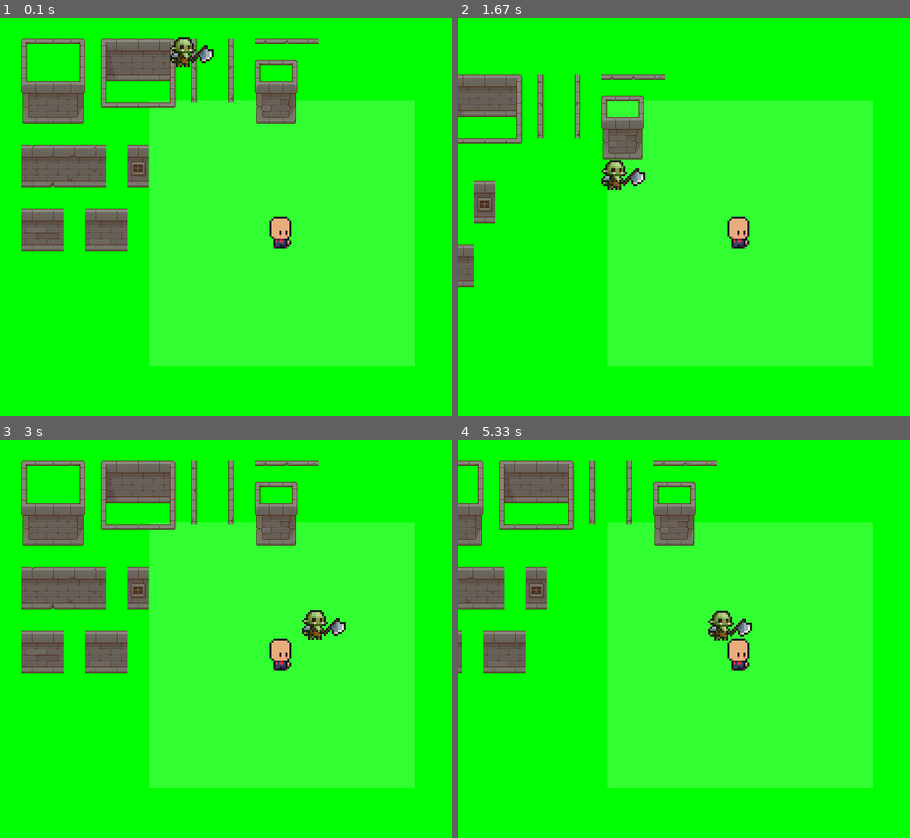
Above: before the commit, frames 1-4 (two rows, left to right).
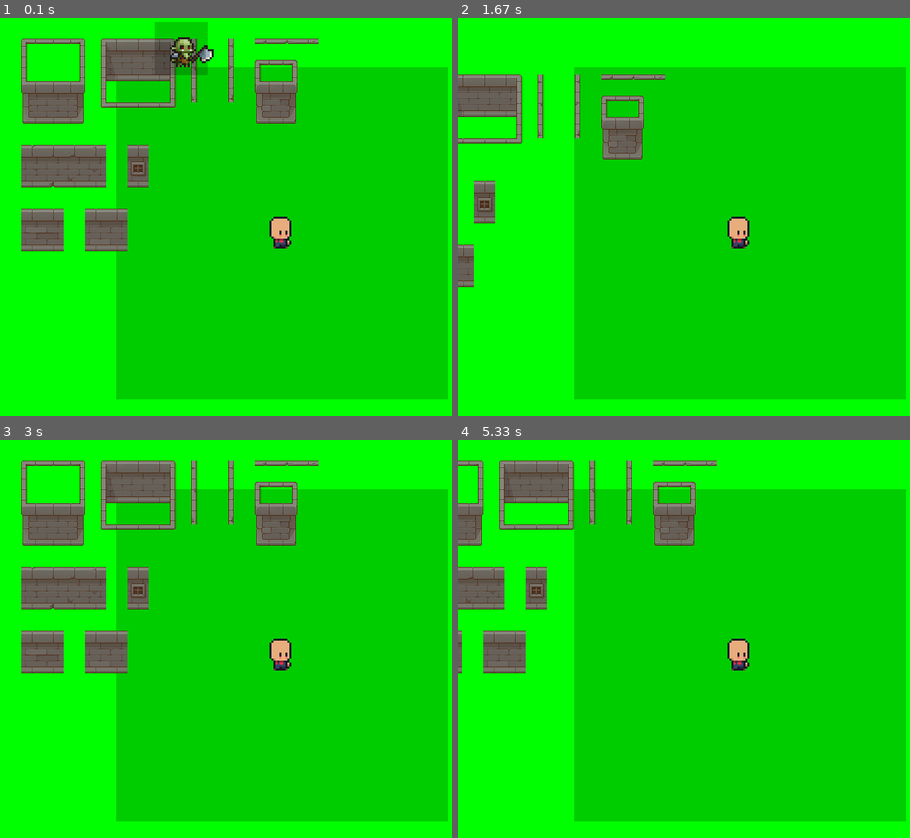
Above: after the commit, the same moments.

Repository: abyzboy/MypyGame
Game: pygame game, started from mainPyGame.py
Same seed, same stepped clock (60 frames per second), same inputs: the game is played once before the commit and once after it.
Inputs:
- Up to frame 1 (0.1 s): no input
- Up to frame 2 (1.67 s): hold D 0.33-0.8 s; hold W 0.83-1.13 s; hold D 1.17-1.63 s
- Up to frame 3 (3 s): hold A 1.67-2.2 s; hold S 2.23-2.53 s; hold A 2.57-2.97 s
- Up to frame 4 (5.33 s): hold W 3-3.37 s; hold D 3.4-4.03 s; hold S 4.07-4.43 s; hold A 4.47-4.93 s; hold D from 4.97 s (still down)

The runs differ from the first frame. In frame 1, 59% of the frame differs, in the area x 25-100%, y 1-96%; in frame 2, 59%; in frame 3, 58%; in frame 4, 60%, in the area x 25-100%, y 12-96%.

Commit message:
new collider system and add bullet sysytem

Diff:
--- a/Scripts/Camera.py
+++ b/Scripts/Camera.py
@@ -2,7 +2,9 @@
 import pygame
 
 from Scripts.GameObjects.Character import Character
+from Scripts.GameObjects.Enemy import Enemy
 from Scripts.GameObjects.GameObject import GameObject
+from Scripts.bullet import Bullet
 
 
 class Camera:
@@ -14,12 +16,21 @@
 
     def draw_objects(self):
         self.offset = self.character.transform.vector - Vector((400, 300))
-        self.character.draw_collision(self.offset)
+        self.character.collider.draw_collider(self.screen, self.offset)
         offset = self.character.transform.vector - self.offset
         self.screen.blit(self.character.sprite, offset.get_cords())
-        for obj in self.objects:
-            offset = obj.transform.vector - self.offset
-            self.screen.blit(obj.sprite, offset.get_cords())
+        for i in range(len(self.objects[0:])):
+            if isinstance(self.objects[i], Enemy):
+                self.objects[i].collider.draw_collider(self.screen, self.offset)
+                if self.objects[i].is_dead:
+                    self.objects.pop(i)
+                    break
+            if isinstance(self.objects[i], Bullet):
+                if self.objects[i].is_dead:
+                    self.objects.pop(i)
+                    break
+            offset = self.objects[i].transform.vector - self.offset
+            self.screen.blit(self.objects[i].sprite, offset.get_cords())
 
     def add_objects(self, *obj):
         for i in obj:
--- a/Scripts/Engine.py
+++ b/Scripts/Engine.py
@@ -1,4 +1,5 @@
 import pygame
+from pygame import Surface
 
 
 class Vector:
@@ -41,7 +42,7 @@
         self.vector = Vector(cords)
 
     def dist(self, other):
-        if type(other) == Vector:
+        if isinstance(other, Vector):
             return (other - self.vector).len_vector()
 
     def positions(self):
@@ -53,6 +54,33 @@
         self.vector.y += vector.normalize().y * speed
 
 
+class Collider:
+    def __init__(self, cord, transform, offset=(0, 0)):
+        self.transform = transform
+        self.offset = Vector(offset)
+        self.cord = Vector(cord)
+        self.surface = Surface(cord)
+        self.surface.set_alpha(50)
+        self.surface.fill((0, 0, 0))
+        self.surface.set_alpha(50)
+
+    def on_collider_stay(self, other):
+        if isinstance(other, Collider):
+            my_vector = self.transform.vector + self.offset
+            other_vector = other.transform.vector + other.offset
+            if ((
+                        my_vector.x <= other_vector.x <= my_vector.x + self.cord.x) and (
+                        my_vector.y <= other_vector.y <= my_vector.y + self.cord.y
+                )) or ((
+                               other_vector.x <= my_vector.x <= other_vector.x + other.cord.x) and (
+                               other_vector.y <= my_vector.y <= other_vector.y + other.cord.y)
+            ):
+                return True
+
+    def draw_collider(self, screen, offset):
+        screen.blit(self.surface, (self.transform.vector - offset + self.offset).get_cords())
+
+
 class Controller:
     up = pygame.K_w
     down = pygame.K_s
--- a/Scripts/GameObjects/Character.py
+++ b/Scripts/GameObjects/Character.py
@@ -1,32 +1,34 @@
 import pygame
-from Scripts.Engine import Vector, Controller
+from Scripts.Engine import Vector, Controller, Collider
 from Scripts.GameObjects.GameObject import GameObject
+from Scripts.bullet import Bullet
 
 
 class Character(GameObject):
     def __init__(self, cords, speed, screen):
-        super().__init__(cords, 'character.png', scale=3)
+        super().__init__(cords, 'character.png', scale=3, tag_collision='character')
         self.controller = Controller()
         self.screen = screen
         self.speed = speed
-        self.collision_fire = ((0, 0), (400, 400))
-        self.surface = pygame.Surface((400, 400), pygame.SRCALPHA)
-        self.surface.fill((0, 0, 0, 0))
-        self.surface.set_alpha(50)
+        self.collider = Collider((500, 500), self.transform, offset=(-225, -225))
+        self.targets = []
+        self.camera = None
 
     def update_collision(self, objects: list[GameObject]):
+        self.targets = []
         for game_object in objects:
             if game_object.tag_collision == 'enemy':
-                collider_vectors = (Vector(self.collision_fire[0]) + self.transform.vector - Vector((175, 175)),
-                                    Vector(self.collision_fire[1]) + self.transform.vector - Vector((175, 175)))
-                if (collider_vectors[0] <= game_object.transform.vector) and (game_object.transform.vector <= \
-                        collider_vectors[1]):
-                    print('hey')
+                if self.collider.on_collider_stay(game_object.collider):
+                    self.targets.append(game_object)
 
     def draw_collision(self, offset):
-        x, y = self.sprite.get_size()
         pygame.draw.rect(self.surface, 'white', self.collision_fire)
-        self.screen.blit(self.surface, (self.transform.vector - offset - Vector((175, 175))).get_cords())
+        self.screen.blit(self.surface, (self.transform.vector - offset - Vector((300, 300))).get_cords())
+
+    def create_bullet(self):
+        if self.targets:
+            bullet = Bullet(self.transform.vector.get_cords(), self.targets[0])
+            self.camera.add_objects(bullet)
 
     def move(self):
         keys = pygame.key.get_pressed()
--- a/Scripts/GameObjects/Enemy.py
+++ b/Scripts/GameObjects/Enemy.py
@@ -1,13 +1,26 @@
 from Scripts.GameObjects.GameObject import GameObject
+from Scripts.Engine import Vector, Collider
+import pygame
 
 
 class Enemy(GameObject):
-    def __init__(self, cords, target, speed, screen):
+    def __init__(self, cords, target, speed, screen, health=100):
         super().__init__(cords, 'enemy.png', scale=3, tag_collision='enemy')
+        self.health = health
         self.can_walk = True
         self.speed = speed
         self.target = target
         self.screen = screen
+
+        # collider
+        self.collider = Collider((80, 80), self.transform, offset=(-20, -20))
+
+    def update_collision(self, objects: list[GameObject]):
+        for game_object in objects:
+            if game_object.tag_collision == 'bullet':
+                if self.collider.on_collider_stay(game_object.collider):
+                    self.is_dead = True
+                    game_object.is_dead = True
 
     def update_frame(self):
         vector = self.target.transform.vector
--- a/Scripts/GameObjects/GameObject.py
+++ b/Scripts/GameObjects/GameObject.py
@@ -3,13 +3,21 @@
 
 
 class GameObject:
-    def __init__(self, cords, image_path, scale=1, tag_collision = 'default'):
+    def __init__(self, cords, image_path, scale=1, tag_collision='default'):
+        self.image_path = image_path
         self.scale = scale
         self.transform = Transform(cords)
         self.sprite = pygame.transform.scale(pygame.image.load(image_path).convert_alpha(), (
             pygame.image.load(image_path).convert_alpha().get_width() * self.scale,
             pygame.image.load(image_path).convert_alpha().get_height() * self.scale))
         self.tag_collision = tag_collision
+        self.is_dead = False
 
     def update_frame(self):
         pass
+
+    def update_collision(self, objects):
+        pass
+
+    def __str__(self):
+        return self.tag_collision
--- /dev/null
+++ b/Scripts/bullet.py
@@ -0,0 +1,17 @@
+from Scripts.Engine import *
+from Scripts.GameObjects.GameObject import GameObject
+import time
+
+
+class Bullet(GameObject):
+    def __init__(self, cords, target, damage=50):
+        super().__init__(cords, image_path='bullet.png', scale=2, tag_collision='bullet')
+        self.sprite = pygame.transform.rotate(pygame.image.load(self.image_path).convert_alpha(), 0)
+        self.target = target
+        self.is_dead = False
+        self.first_time = time.time()
+        self.collider = Collider((1, 1), self.transform)
+        self.damage = damage
+
+    def update_frame(self):
+        self.transform.goto(self.target.transform.vector, 10)
--- a/mainPyGame.py
+++ b/mainPyGame.py
@@ -4,6 +4,7 @@
 from Scripts.GameObjects.Character import Character
 from Scripts.GameObjects.Enemy import Enemy
 from Scripts.GameObjects.StaticObject import StaticObject
+from Scripts.bullet import Bullet
 
 if __name__ == "__main__":
     pygame.init()
@@ -17,19 +18,26 @@
     camera = Camera(screen, character)
     ground = StaticObject((0, 0), '1.png')
     enemy = Enemy((250, 20), character, 2, screen)
-    objects = [ground, enemy]
+    enemy1 = Enemy((300, 1000), character, 1, screen)
+    objects = [character, ground, enemy, enemy1]
 
     camera.add_objects(*objects)
+    character.camera = camera
 
+    reload_event = pygame.event.custom_type()
+    clear_event_obj = pygame.event.custom_type()
+    pygame.time.set_timer(reload_event, 1000)
     while running:
         for event in pygame.event.get():
             if event.type == pygame.QUIT:
                 running = False
+            if event.type == reload_event:
+                character.create_bullet()
         screen.fill('green')
         camera.draw_objects()
-        character.update_frame()
-        enemy.update_frame()
-        character.update_collision(objects)
+        for obj in camera.objects:
+            obj.update_frame()
+            obj.update_collision(camera.objects)
         clock.tick(fps)
         pygame.display.flip()
     pygame.quit()
Empty file added: Scripts/UI/bar.py
Binary file added: bullet.png
